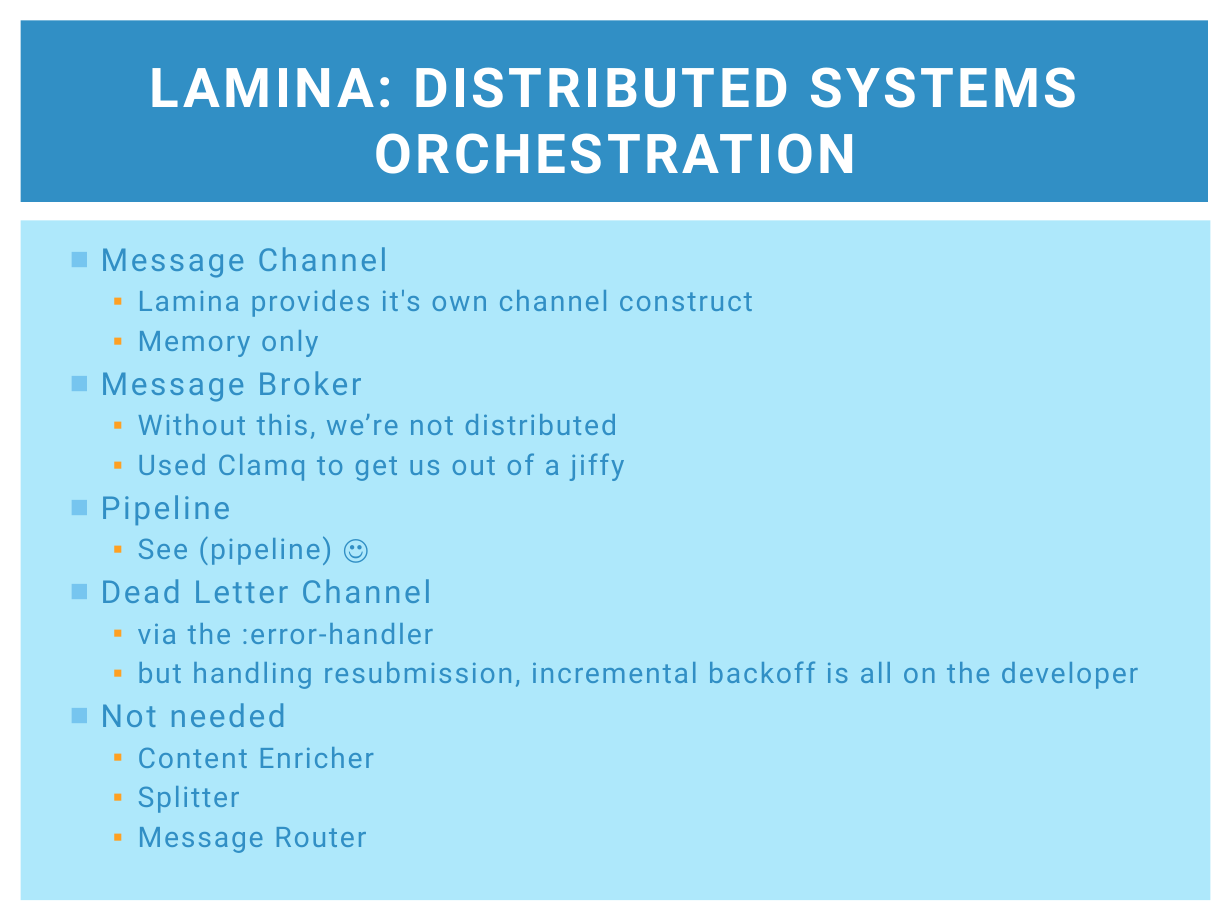
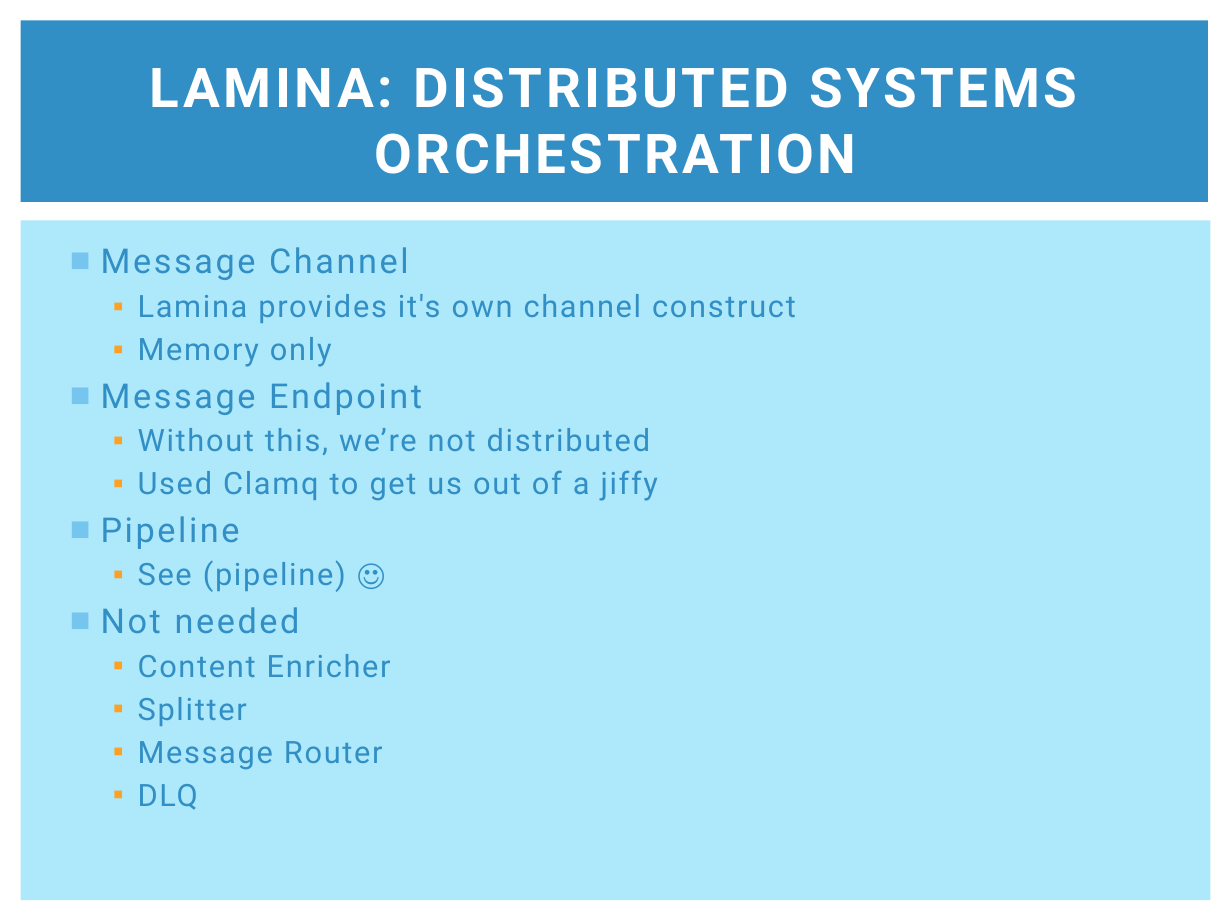
Before and after one commit to clumsyjedi/euroclojure2013, a slide deck: slide 18 of SLIDES.pptx. Drawn at 1232x924 pixels with LibreOffice and Linux fonts; fonts in the diff are those of the drawing. Boxes give left, top, right and bottom in pixels: in the first picture for what was removed or moved away, otherwise in the second. Text is boxed around its words. In the diff, an @@ line names an element or a change of style, - is before the commit and + after.

```diff
--- a/SLIDES.pptx
+++ b/SLIDES.pptx
@@ text at bbox=[101, 247, 796, 770]: size 18.5 to 20 pt in "Message Channel", "Pipeline", "Not needed"; size 16.6 to 18 pt in "Lamina provides it's own channel construct", "Memory only", "Without this, we’re not distributed", "Used Clamq to get us out of ..." and 4 more places @@
@@ text at bbox=[101, 382, 422, 415]: text changed; size 18.5 to 20 pt @@
-■ Message Broker
+■ Message Endpoint
@@ text at bbox=[101, 579, 1138, 689]: paragraphs removed @@
-■ Dead Letter Channel
-  ▪ via the :error-handler
-  ▪ but handling resubmission, incremental backoff is all on the developer
@@ text at bbox=[138, 784, 198, 810]: paragraph added @@
+  ▪ DLQ
```
Also in this commit, not shown: 12 other slides changed, 28 other files.
